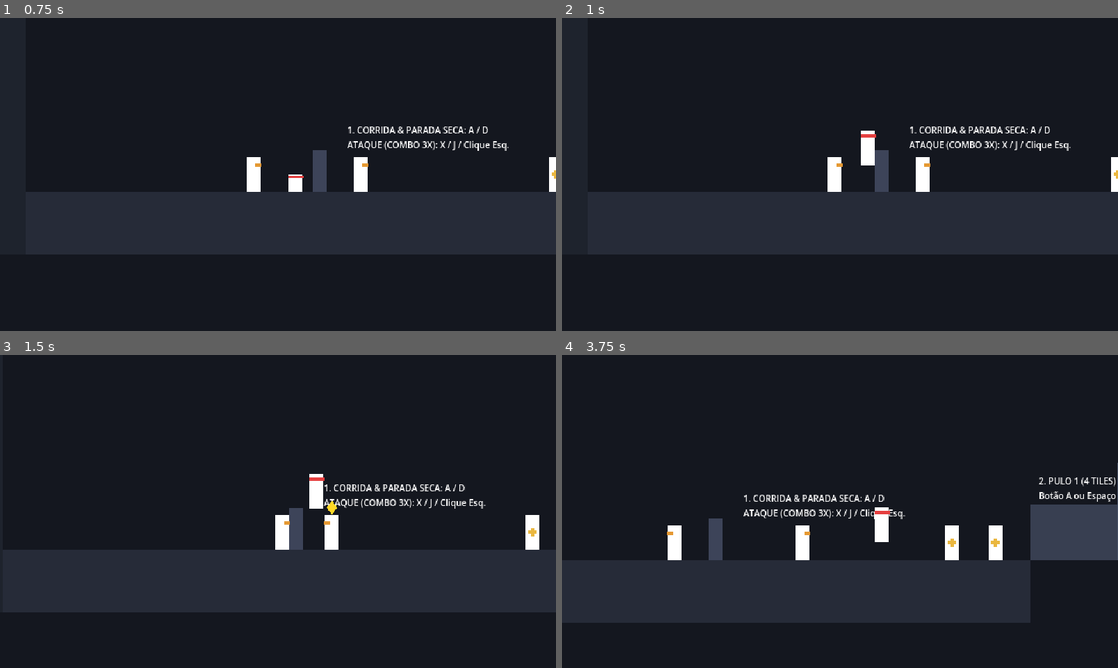
Above: before the commit, frames 1-4 (two rows, left to right).
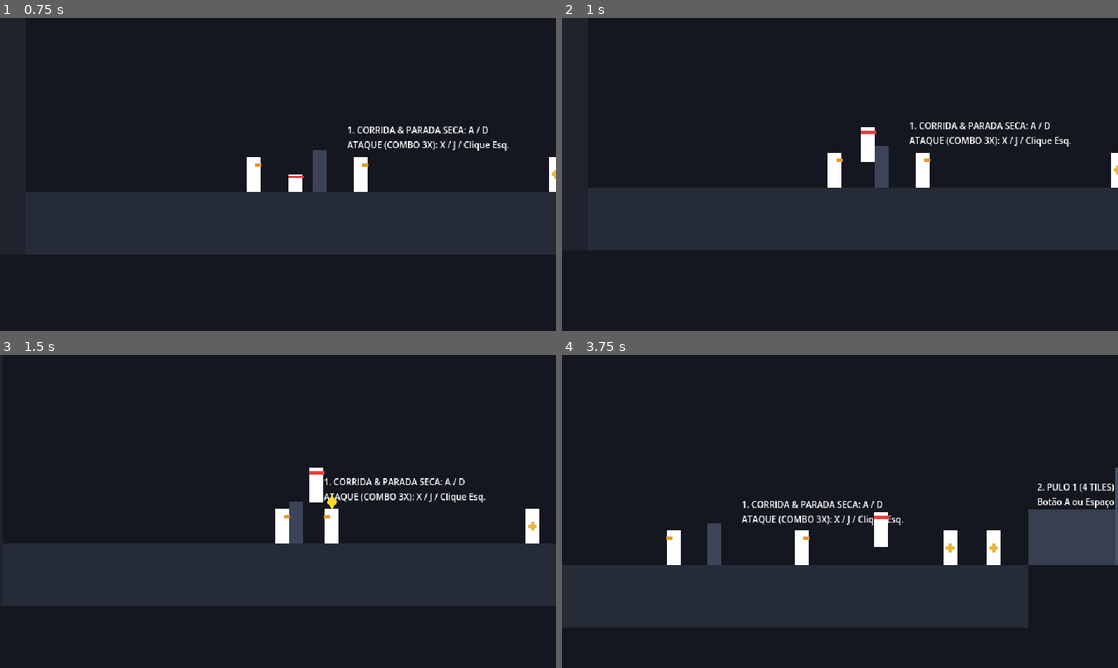
Above: after the commit, the same moments.

Repository: Theadrill/Godot-Roguelike-Prototype
Game: Godot game, scene res://src/world/movement_gym.tscn
The game is run twice, just before and just after one commit, with the same random seed, the same clock (stepped at 60 frames per second) and the same inputs.
Inputs (mouse positions are in pixels of both pictures, inside the frame that each line leads up to):
- Up to frame 1 (0.75 s): tap A (move_left) at 0.5 s; move the mouse to (400, 158) at 0.52 s; hold D (move_right) from 0.53 s (still down); tap Shift (roll) at 0.6 s; click (400, 158) at 0.67 s
- Up to frame 2 (1 s): keep holding D (move_right); tap Space (jump) at 0.77 s; tap Keypad 2 (look_down, bound only after the commit) at 0.8 s
- Up to frame 3 (1.5 s): keep holding D (move_right); tap A (move_left) at 1.25 s; move the mouse to (166, 527) at 1.27 s; tap Keypad 2 (look_down, bound only after the commit) at 1.35 s
- Up to frame 4 (3.75 s): tap Space (jump) at 1.52, 3.02 s; tap Keypad 4 (look_left, bound only after the commit) at 1.55, 2.1 s; tap A (move_left) at 2, 3.5 s; move the mouse to (895, 442) at 2.02 s; release D (move_right) at 2.03 s; hold A (move_left) 2.03-2.78 s; tap Keypad 6 (look_right, bound only after the commit) at 2.3, 2.85 s; move the mouse to (812, 574) at 2.77 s; hold D (move_right) from 2.78 s (still down); click (812, 574) at 2.92 s; tap Keypad 8 (look_up, bound only after the commit) at 3.05, 3.6 s; move the mouse to (1006, 558) at 3.52 s

Frame 1 is identical in both runs. In frame 2, 3.9% of the frame differs, in the area x 4-100%, y 33-76%; in frame 3, 5.6%; in frame 4, 5.7%, in the area x 0-100%, y 34-88%.

Commit message:
feat(camera): add weighted right-stick look-ahead camera panning

Diff:
--- /dev/null
+++ b/src/core/game_camera.gd
@@ -0,0 +1,40 @@
+class_name GameCamera
+extends Camera2D
+
+## Camera look-ahead controller:
+## When using the right analog stick, shifts the camera offset smoothly in that direction to peek ahead.
+## When released, smoothly lerps back to the centered default offset.
+
+@export_group("Look-Ahead Metrics")
+## Maximum horizontal pan distance when tilting right stick fully (pixels)
+@export_range(20.0, 250.0, 5.0, "suffix:px") var max_pan_distance_x: float = 96.0
+## Maximum vertical pan distance when tilting right stick fully (pixels)
+@export_range(10.0, 180.0, 5.0, "suffix:px") var max_pan_distance_y: float = 54.0
+## Smoothing speed when panning towards look direction (lower = heavier and slower)
+@export_range(0.5, 10.0, 0.1) var pan_speed: float = 2.0
+## Smoothing speed when returning to default center (lower = heavier and slower)
+@export_range(0.5, 10.0, 0.1) var return_speed: float = 3.2
+## Deadzone to ignore small resting stick jitter
+@export_range(0.05, 0.5, 0.05) var deadzone: float = 0.20
+
+var base_offset: Vector2 = Vector2.ZERO
+var target_offset: Vector2 = Vector2.ZERO
+
+func _ready() -> void:
+	base_offset = offset
+
+func _physics_process(delta: float) -> void:
+	# Read right stick vector
+	var look_dir := Input.get_vector("look_left", "look_right", "look_up", "look_down")
+
+	if look_dir.length() > deadzone:
+		# Player is holding right stick to peek
+		target_offset = base_offset + Vector2(
+			look_dir.x * max_pan_distance_x,
+			look_dir.y * max_pan_distance_y
+		)
+		offset = offset.lerp(target_offset, pan_speed * delta)
+	else:
+		# Released: smoothly glide back to default base offset
+		target_offset = base_offset
+		offset = offset.lerp(target_offset, return_speed * delta)
--- a/src/core/input_setup.gd
+++ b/src/core/input_setup.gd
@@ -53,6 +53,24 @@
 		_create_joy_button_event(JOY_BUTTON_Y)
 	])
 
+	# Right Analog Stick: Camera look-ahead (espiar adiante)
+	_register_action("look_left", [
+		_create_joy_motion_event(JOY_AXIS_RIGHT_X, -1.0),
+		_create_key_event(KEY_KP_4)
+	], 0.15)
+	_register_action("look_right", [
+		_create_joy_motion_event(JOY_AXIS_RIGHT_X, 1.0),
+		_create_key_event(KEY_KP_6)
+	], 0.15)
+	_register_action("look_up", [
+		_create_joy_motion_event(JOY_AXIS_RIGHT_Y, -1.0),
+		_create_key_event(KEY_KP_8)
+	], 0.15)
+	_register_action("look_down", [
+		_create_joy_motion_event(JOY_AXIS_RIGHT_Y, 1.0),
+		_create_key_event(KEY_KP_2)
+	], 0.15)
+
 func _unhandled_input(event: InputEvent) -> void:
 	# Quick reload inside game window: R, F5, or Select/Back on Gamepad
 	if event is InputEventKey and event.is_pressed() and not event.is_echo():
--- a/src/world/movement_gym.tscn
+++ b/src/world/movement_gym.tscn
@@ -3,6 +3,7 @@
 [ext_resource type="PackedScene" path="res://src/entities/player/player.tscn" id="1_player"]
 [ext_resource type="PackedScene" uid="uid://c7kd6yq7h3dum" path="res://src/entities/dummy/combat_dummy.tscn" id="2_dummy"]
 [ext_resource type="PackedScene" path="res://src/entities/enemies/soldier/soldier.tscn" id="3_soldier"]
+[ext_resource type="Script" path="res://src/core/game_camera.gd" id="4_camera"]
 
 [sub_resource type="RectangleShape2D" id="RectangleShape2D_ground1"]
 size = Vector2(700, 72)
@@ -222,6 +223,7 @@
 
 [node name="Camera2D" type="Camera2D" parent="Player" unique_id=1090956029]
 position = Vector2(0, -20)
+script = ExtResource("4_camera")
 position_smoothing_enabled = true
 position_smoothing_speed = 7.0
 drag_horizontal_enabled = true
Not shown, added: src/core/game_camera.gd.uid
